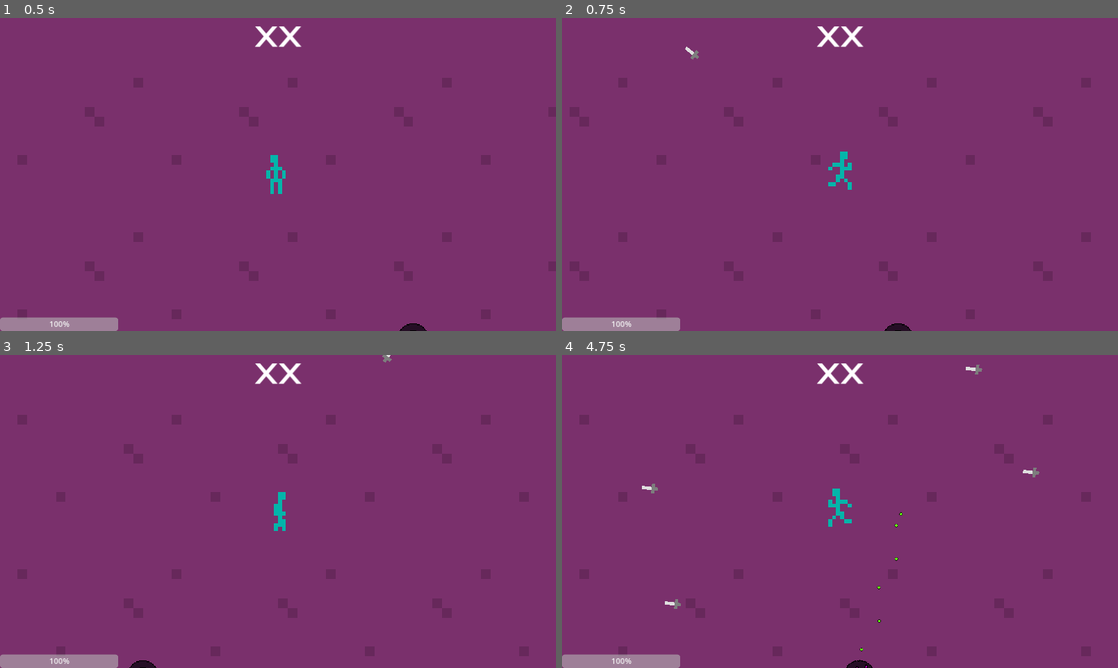
Above: before the commit, frames 1-4 (two rows, left to right).
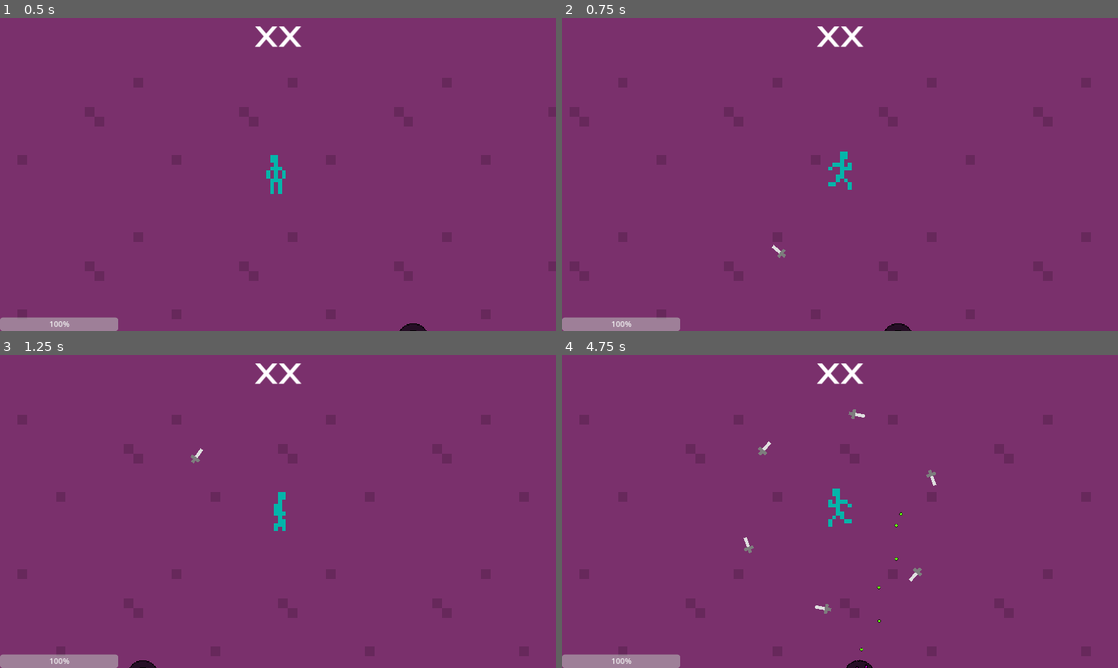
Above: after the commit, the same moments.

Repository: Shmupette/ChristmasProject
Game: Godot game, scene res://scenes/main_scene.tscn
The game is run twice, just before and just after one commit, with the same random seed, the same clock (stepped at 60 frames per second) and the same inputs.
Inputs:
- Up to frame 1 (0.5 s): no input
- Up to frame 2 (0.75 s): tap Enter at 0.5 s; hold D (right) from 0.53 s (still down); hold 1 (knoife) from 0.53 s (still down)
- Up to frame 3 (1.25 s): keep holding D (right); keep holding 1 (knoife)
- Up to frame 4 (4.75 s): release D (right) at 1.28 s; release 1 (knoife) at 1.28 s; hold S (down) 1.28-2.03 s; tap 1 (knoife) at 1.35, 2.85, 4.35 s; hold D (right) 2.03-2.78 s; hold 1 (knoife) 2.03-2.78 s; hold W (up) 2.78-3.53 s; hold 1 (knoife) 3.53-4.28 s; hold A (left) from 3.53 s (still down)

Frame 1 is identical in both runs. In frame 2, less than 0.1% of the frame differs, in the area x 22-41%, y 9-77%; in frame 3, less than 0.1%; in frame 4, 0.4%, in the area x 14-86%, y 3-83%.

Commit message:
knoife fix

Diff:
--- a/scenes/knoife.tscn
+++ b/scenes/knoife.tscn
@@ -41,8 +41,8 @@
 }
 
 [sub_resource type="CapsuleShape2D" id="CapsuleShape2D_nynf1"]
-radius = 3.0
-height = 10.0
+radius = 2.98507
+height = 5.97015
 
 [node name="Knoife" type="Area2D"]
 scale = Vector2(0.335, 0.335)
@@ -51,7 +51,6 @@
 [node name="Sprite2D" type="Sprite2D" parent="."]
 texture_filter = 1
 texture = ExtResource("2_4b8yf")
-flip_v = true
 hframes = 4
 vframes = 4
 
--- a/scripts/knoife.gd
+++ b/scripts/knoife.gd
@@ -9,6 +9,7 @@
 	self.player = player
 
 func _process(delta):
+	look_at(player.position)
 	if attackRate.is_stopped():
 		for area in self.get_overlapping_areas():
 			if area is Enemy:
--- a/scripts/protag.gd
+++ b/scripts/protag.gd
@@ -10,6 +10,7 @@
 var health = 100
 var hud = null
 var knoifes = []
+var orbitAngleOffset = 0
 
 func _ready():
 	hud = HUD.instantiate()
@@ -29,6 +30,8 @@
 	get_input()
 	move_and_slide()
 	weapon_pivot.rotate(0.05)
+	orbitAngleOffset += 2 * PI * delta / float(360)
+	orbitAngleOffset = wrapf(orbitAngleOffset, -PI, PI)
 
 func _input(event):
 	if event.is_action_pressed("left"):
@@ -51,9 +54,9 @@
 	updateKnoifes()
 
 func updateKnoifes():
-	var offset = 360 / knoifes.size()
-	var currentOffset = 0
+	var spacing = 2 * PI / float(knoifes.size())
+	var radius = 10
+	var index = 0
 	for knoife in knoifes:
-		print(currentOffset)
-		knoife.position = Vector2(sin(currentOffset) * 20, cos(currentOffset) * 20)
-		currentOffset += offset
+		index += 1
+		knoife.position = Vector2(cos(spacing * index + orbitAngleOffset) * radius, sin(spacing * index + orbitAngleOffset) * radius)
